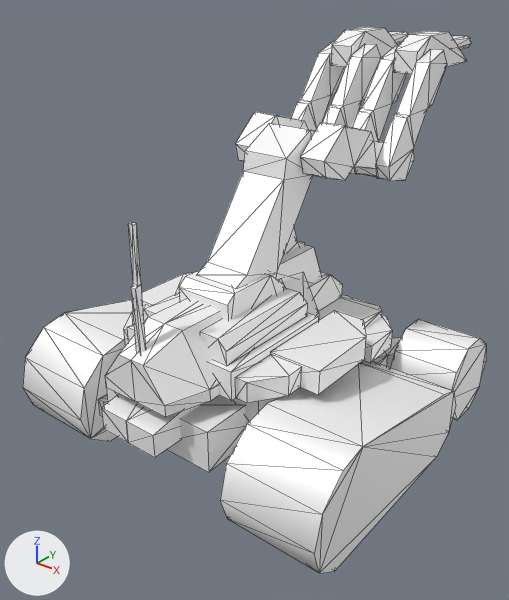
Before and after pictures for a commit that changed the glTF model assets/models/engineer2.glb.
Both versions are drawn from a 50 mm lens placed at (9.3, -12.77, 10.53), pointed at (-0.53, -0.48, 2.91). Every picture has the same lights, and +X, +Y and +Z are marked at lower left. The older version comes first. Mesh edges are drawn as thin lines. Where no turn or scale is listed for an object, it has been applied to the vertices.

The first picture shows 'L_Wheels', 'Muzzle_Pivot', 'Pivot', 'R_Wheels', 'Turret', 'Turret_Barrel', 'UEL0208'.
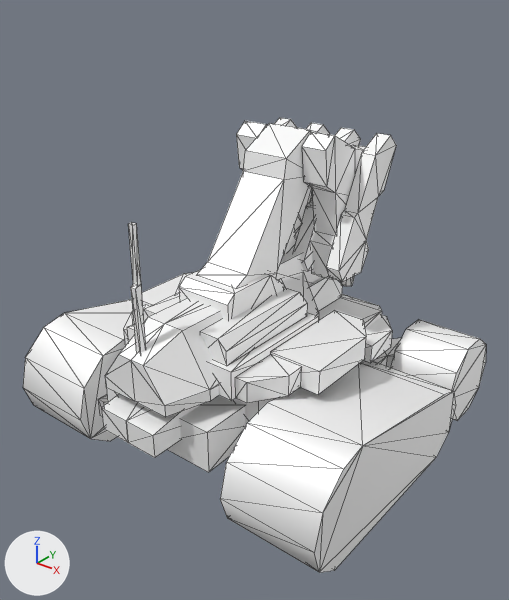
What changed in the scene script:
```text
Change ob_pivot:
    ob_pivot.location: (0.0188, 1.807, 3.394) -> (0.0, 1.807, 3.393)
    ob_pivot.rotation_euler: (0.0, 0.0, 0.0) -> (-1.169, 0.0, 0.0)  # degrees (0, 0, 0) -> degrees (-67, 0, 0)
Change ob_turret_barrel:
    ob_turret_barrel.location: (-0.931, 2.399, -0.581) -> (-0.887, 2.399, -0.58)
    ob_turret_barrel.rotation_euler: (0.0, 0.0, 0.0) -> (1.323, 0.0, 0.0)  # degrees (0, 0, 0) -> degrees (76, 0, 0)
Change ob_muzzle_pivot:
    ob_muzzle_pivot.rotation_euler: (0.0, 0.0, 0.0) -> (-1.833, 0.0, 0.0)  # degrees (0, 0, 0) -> degrees (-105, 0, 0)
Change ob_r_wheels:
    ob_r_wheels.rotation_euler: (0.0, 0.0, -1.571) -> (0.0, -0.0063, -1.571)  # degrees (0, 0, -90) -> degrees (0, -0.4, -90)
```

What differs and where, as boxes [x1, y1, x2, y2] in the pictures (509 x 600 px):
'R_Wheels', turned: before [220, 319, 486, 573]; after [220, 320, 486, 572]
'Turret_Barrel', moved, turned: before [291, 41, 447, 181]; after [274, 118, 396, 282]
'Pivot', moved, turned: before [235, 112, 384, 180]; after [236, 121, 355, 279]
'Muzzle_Pivot', moved, turned (mostly hidden afterwards): before [331, 27, 471, 74]; after [308, 145, 366, 286]
